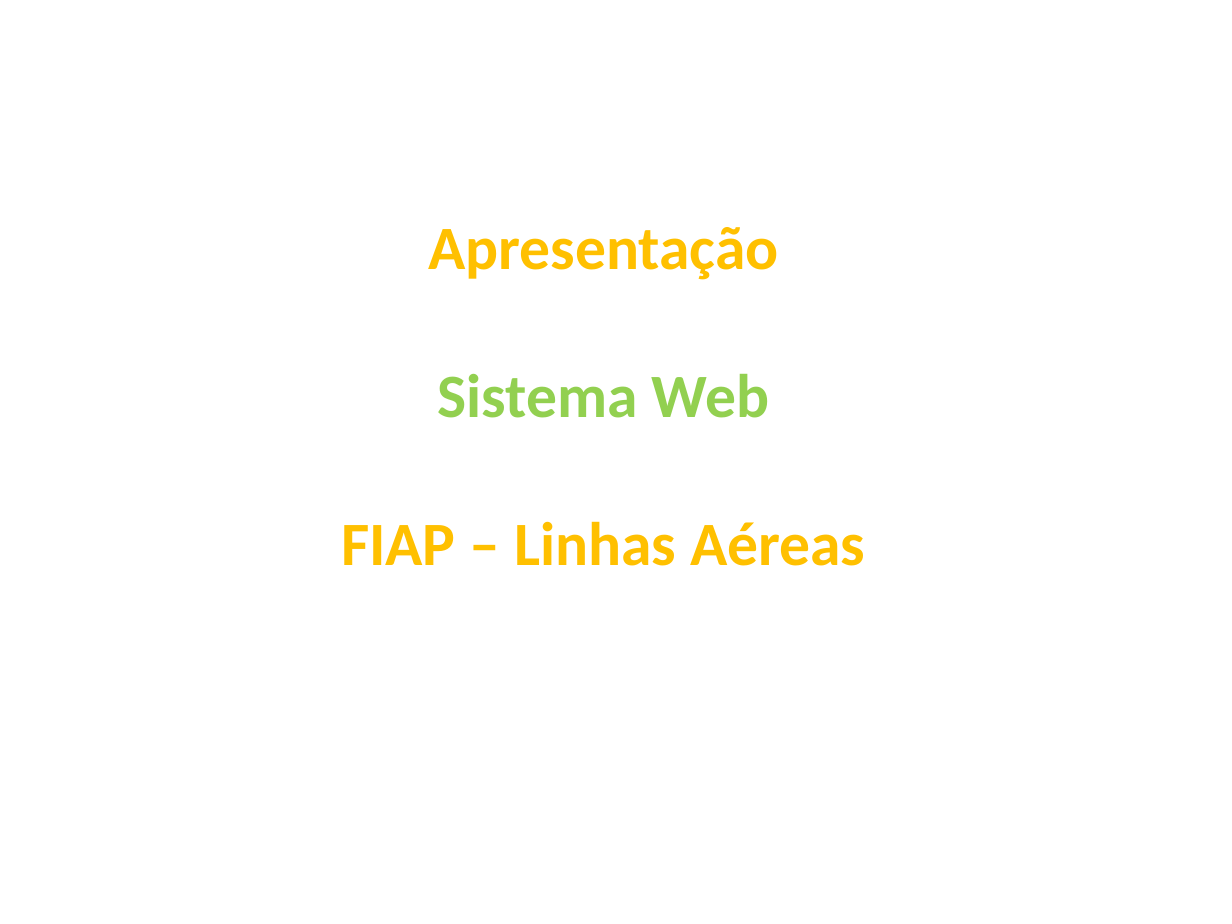
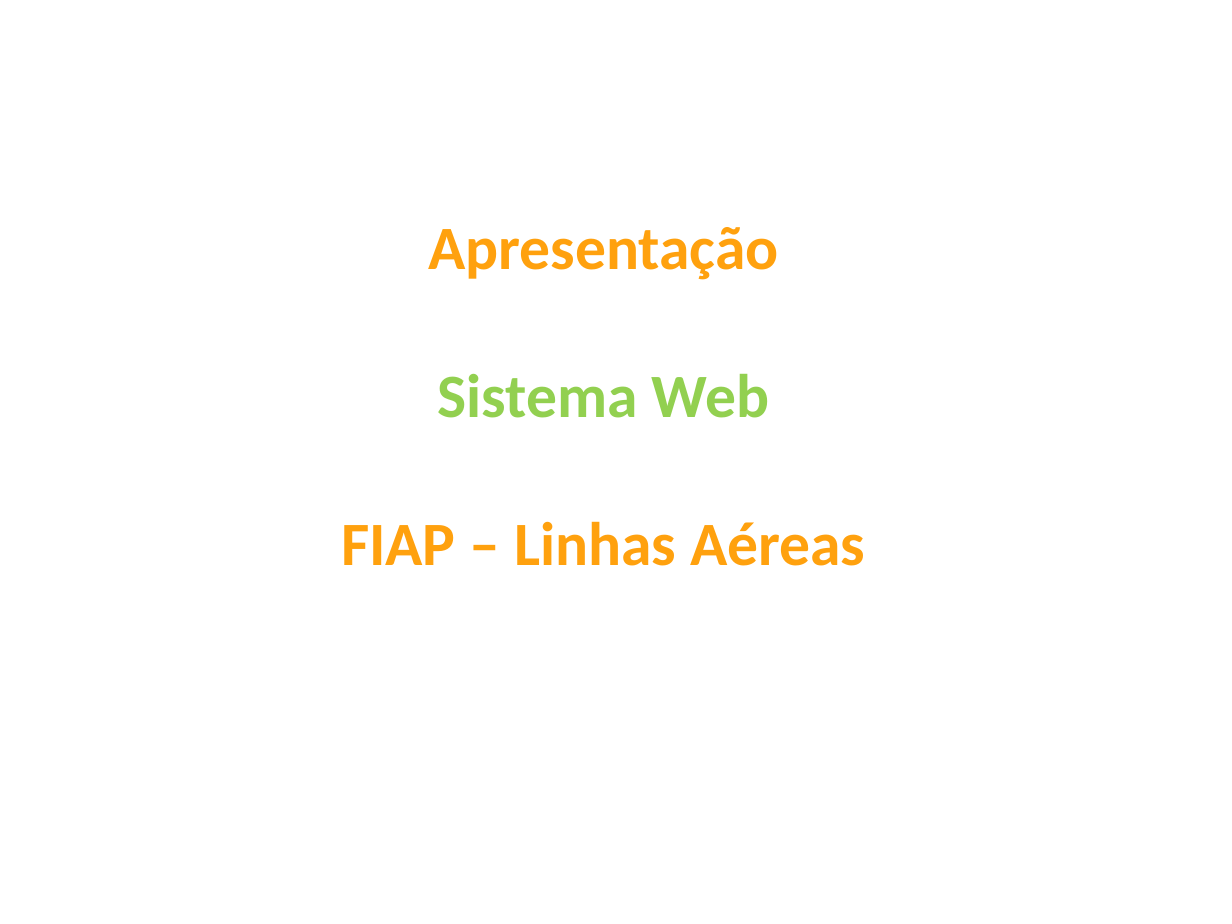
Before and after one commit to williansmartins/projeto_fiap_web, a slide deck: slide 1 of assets/documentation/Apresentação1.pptx. Drawn at 1232x924 pixels with LibreOffice and Linux fonts; fonts in the diff are those of the drawing; background and template pictures are left out. Boxes give left, top, right and bottom in pixels: in the first picture for what was removed or moved away, otherwise in the second. Text is boxed around its words. In the diff, an @@ line names an element or a change of style, - is before the commit and + after.

```diff
--- a/assets/documentation/Apresentação1.pptx
+++ b/assets/documentation/Apresentação1.pptx
@@ text at (341, 227, 865, 566): text colour #FFC000 to #FFA10E in "Apresentação", "FIAP – Linhas Aéreas" @@
```
Also in this commit, not shown: 4 other slides changed, 2 slides added, 8 other files.
